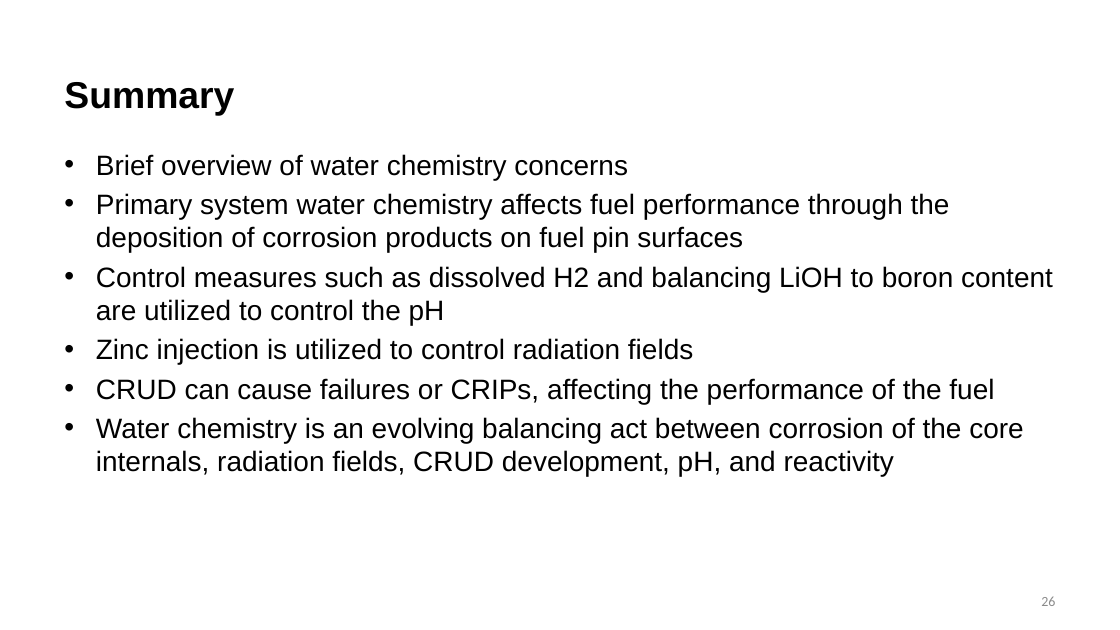
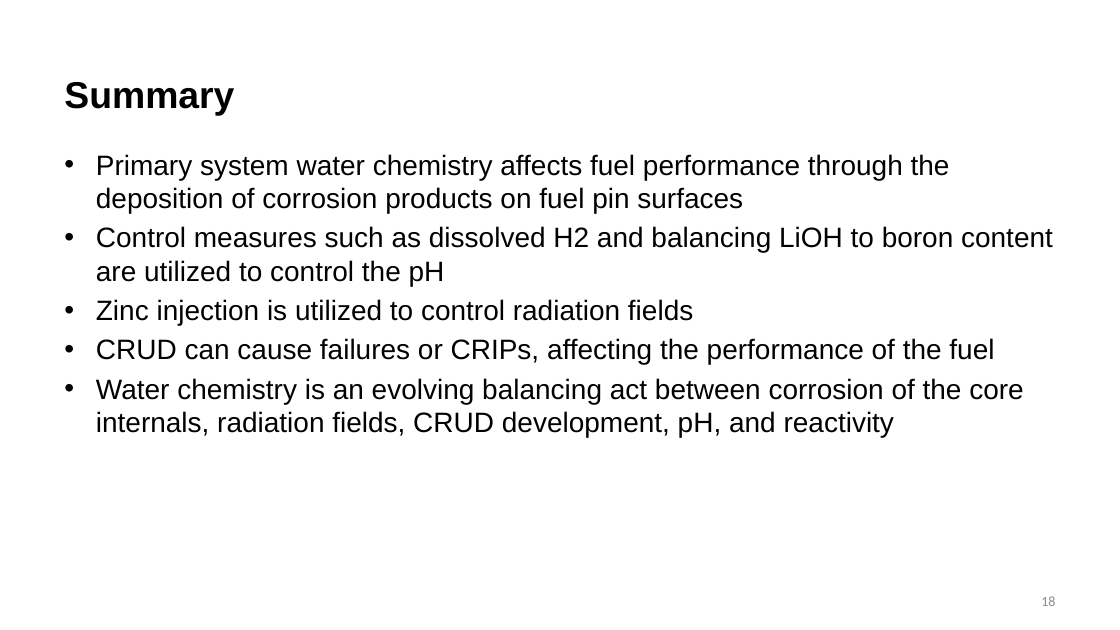
Before and after one commit to benbeeler/TEACHING, a slide deck: slide 18 of Nuclear_Fuel_Performance/NE533_Spring2026/Module4/Lec20_Limits_WaterChem.pptx (slide 26 before the commit). Drawn at 1120x630 pixels with LibreOffice and Linux fonts; fonts in the diff are those of the drawing; background and template pictures are left out. Boxes give left, top, right and bottom in pixels: in the first picture for what was removed or moved away, otherwise in the second. Text is boxed around its words. In the diff, an @@ line names an element or a change of style, - is before the commit and + after.

```diff
--- a/Nuclear_Fuel_Performance/NE533_Spring2026/Module4/Lec20_Limits_WaterChem.pptx
+++ b/Nuclear_Fuel_Performance/NE533_Spring2026/Module4/Lec20_Limits_WaterChem.pptx
@@ text at [96, 154, 628, 180]: paragraph removed @@
-• Brief overview of water chemistry concerns
@@ page number at [1041, 596, 1055, 606]: text changed @@
-26
+18
```
Also in this commit, not shown: 6 other slides changed, 11 slides added, 10 slides removed, 9 other files.
